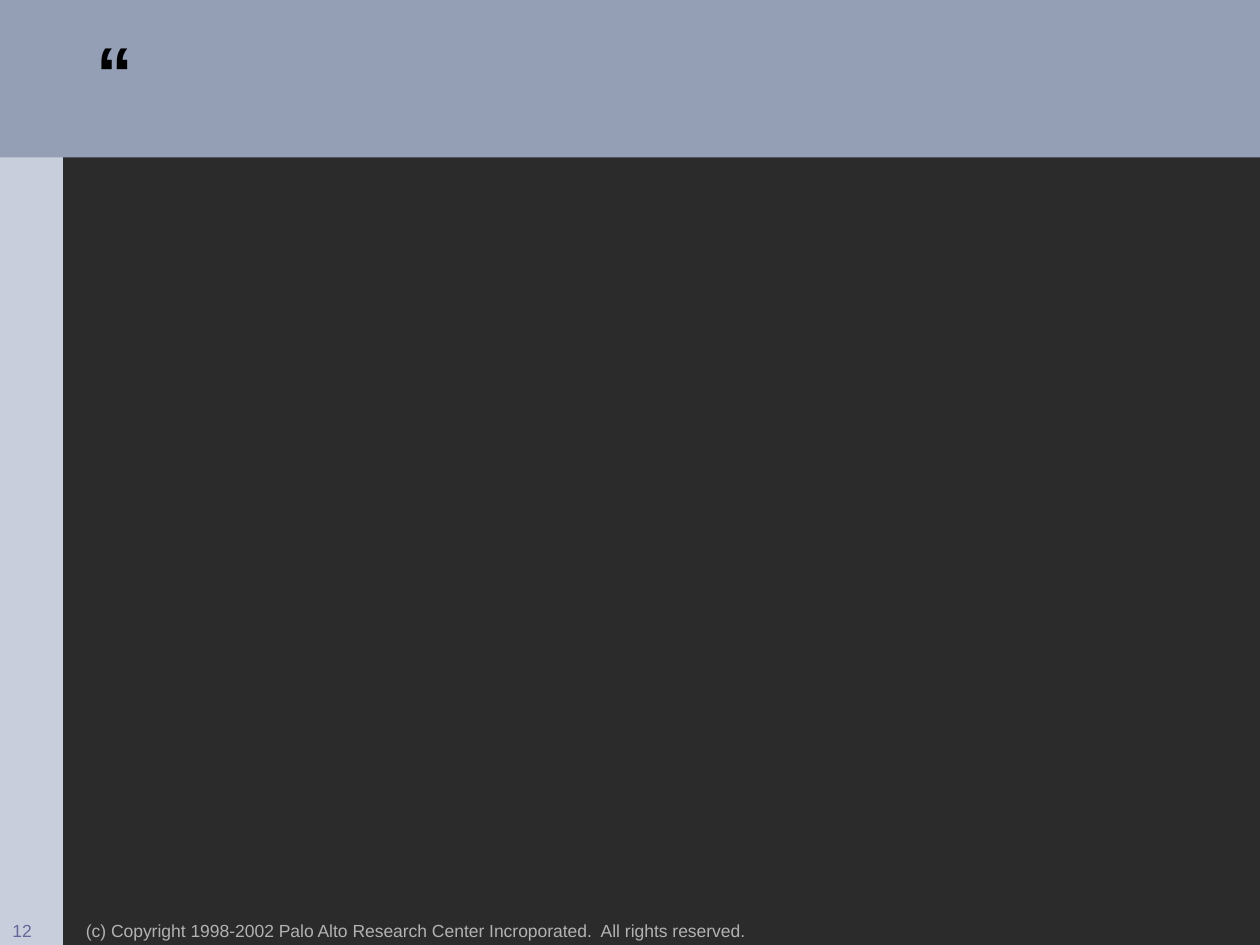
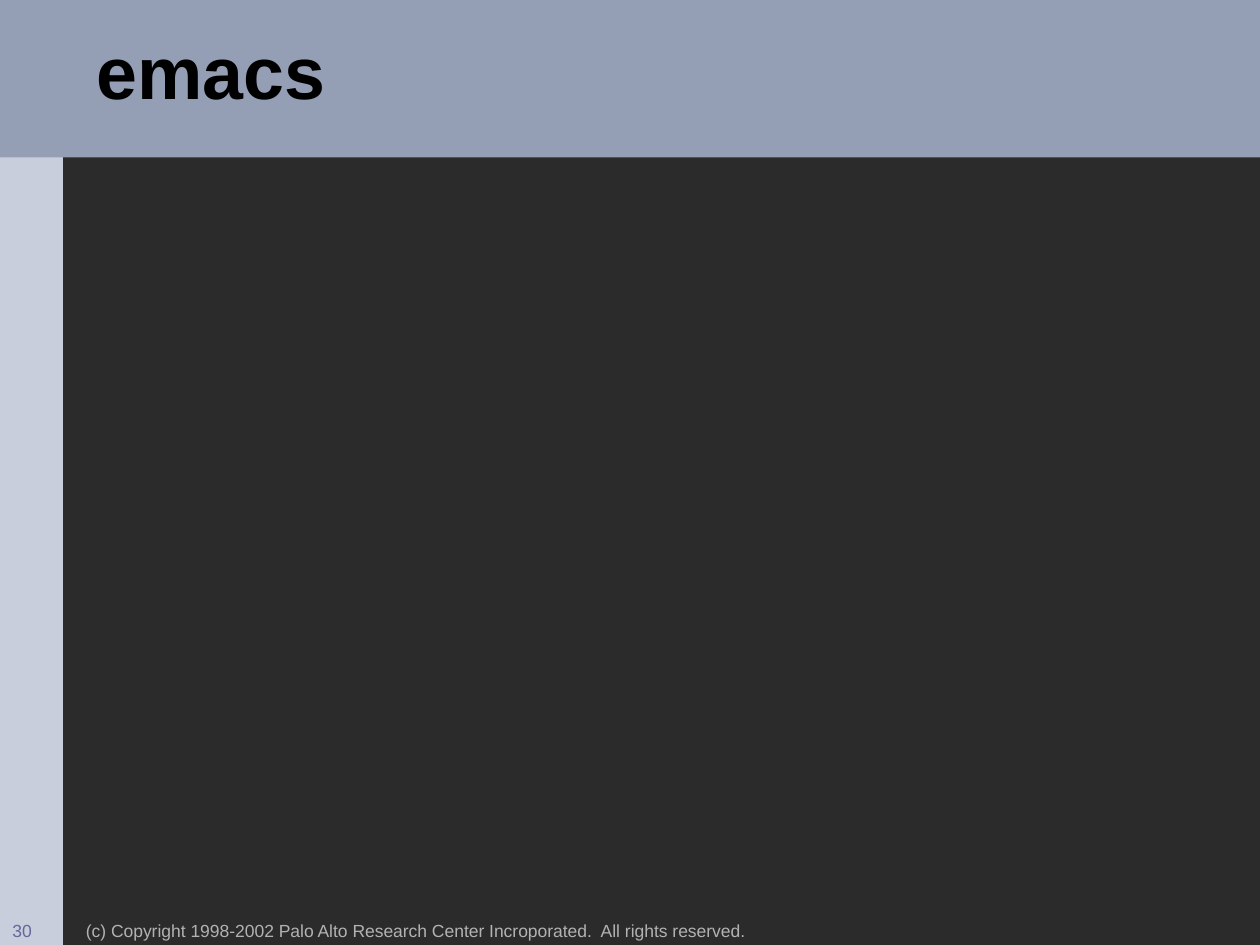
Before and after one commit to eclipse-aspectj/aspectj, a slide deck: slide 30 of docs/teaching/demos/oopsla2002.ppt (slide 12 before the commit). Drawn at 1260x945 pixels with LibreOffice and Linux fonts; fonts in the diff are those of the drawing; background and template pictures are left out; a plain dark background stands for a picture behind light text. Boxes give left, top, right and bottom in pixels: in the first picture for what was removed or moved away, otherwise in the second. Text is boxed around its words. In the diff, an @@ line names an element or a change of style, - is before the commit and + after.

```diff
--- a/docs/teaching/demos/oopsla2002.ppt
+++ b/docs/teaching/demos/oopsla2002.ppt
@@ title removed at box(84, 10, 1197, 142) @@
-“
@@ title added at box(96, 59, 325, 100), 42 pt, text #000000, bold @@
+emacs
@@ page number at box(12, 925, 31, 937): text changed @@
-12
+30
```
Also in this commit, not shown: 14 other slides changed, 23 slides added.
